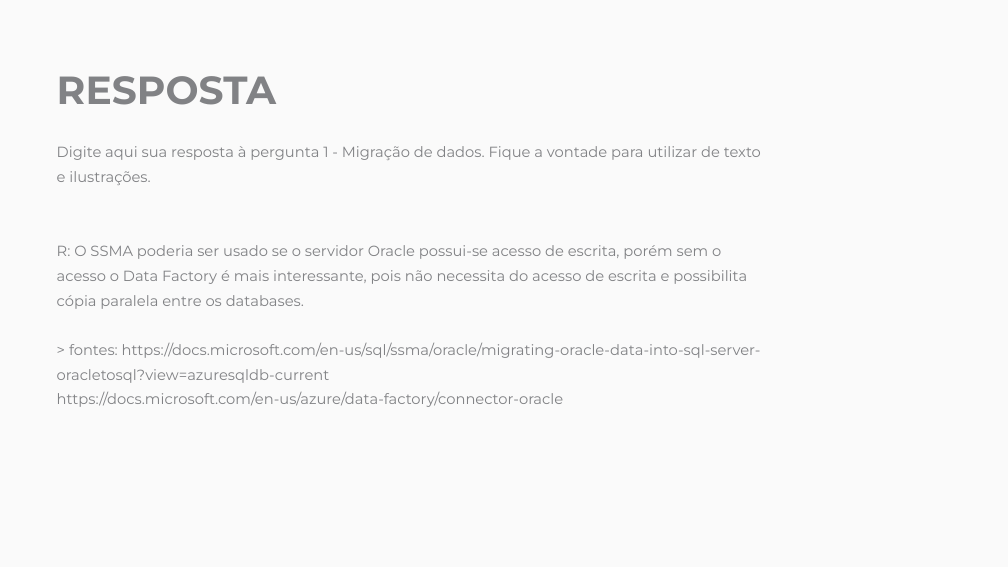
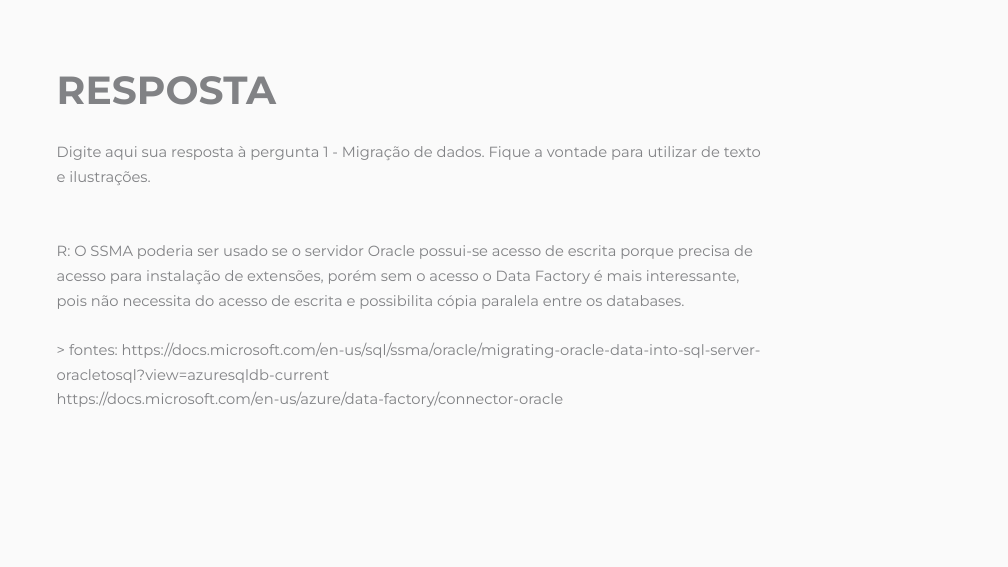
Before and after one commit to RCristiano/eleflow, a slide deck: slide 5 of raw/Processo Seletivo - Engenheiro de Dados - Eleflow.pptx. Drawn at 1008x567 pixels with LibreOffice and Linux fonts; fonts in the diff are those of the drawing; background and template pictures are left out. Boxes give left, top, right and bottom in pixels: in the first picture for what was removed or moved away, otherwise in the second. Text is boxed around its words. In the diff, an @@ line names an element or a change of style, - is before the commit and + after.

```diff
--- a/raw/Processo Seletivo - Engenheiro de Dados - Eleflow.pptx
+++ b/raw/Processo Seletivo - Engenheiro de Dados - Eleflow.pptx
@@ text at bbox=[57, 245, 753, 309]: text changed @@
-R: O SSMA poderia ser usado se o servidor Oracle possui-se acesso de escrita, porém sem o acesso o Data Factory é mais interessante, pois não necessita do acesso de escrita e possibilita cópia paralela entre os databases.
+R: O SSMA poderia ser usado se o servidor Oracle possui-se acesso de escrita porque precisa de acesso para instalação de extensões, porém sem o acesso o Data Factory é mais interessante, pois não necessita do acesso de escrita e possibilita cópia paralela entre os databases.
```
Also in this commit, not shown: 2 other slides changed, 1 other file.
